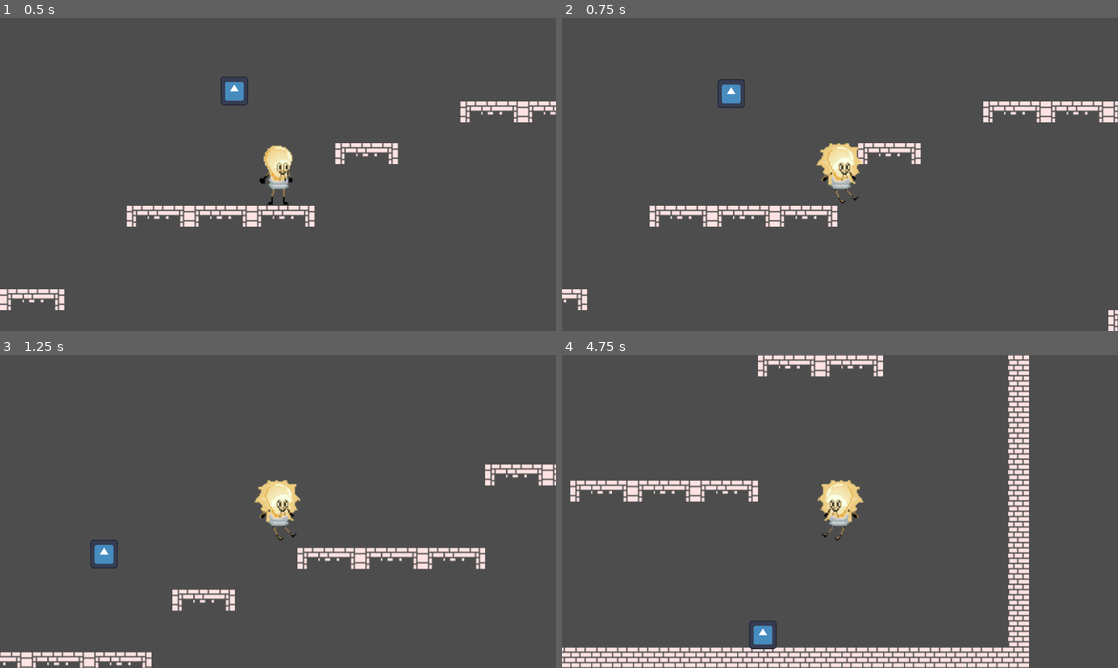
Above: before the commit, frames 1-4 (two rows, left to right).
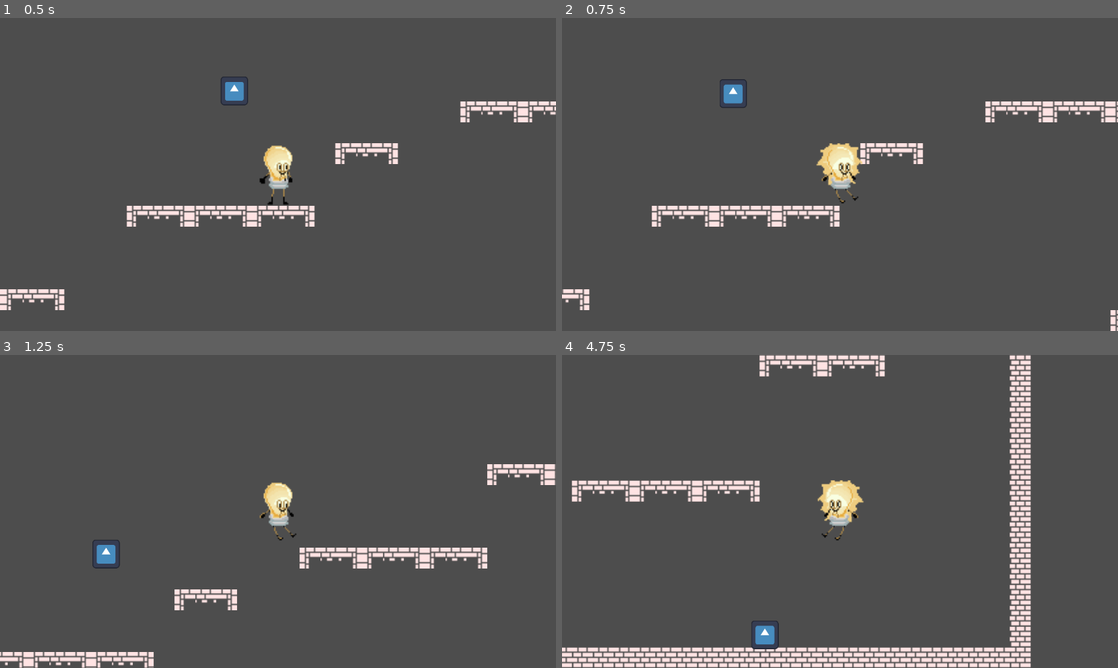
Above: after the commit, the same moments.

Repository: EXLAIZOR/tick-times
Game: Godot game, scene res://Scenes/level1.tscn
The game is run twice, just before and just after one commit, with the same random seed, the same clock (stepped at 60 frames per second) and the same inputs. The engine's default icon, where the game draws it, is replaced by a stand-in: a white triangle on a blue panel in a dark square.
Inputs (mouse positions are in pixels of both pictures, inside the frame that each line leads up to):
- Up to frame 1 (0.5 s): no input
- Up to frame 2 (0.75 s): move the mouse to (962, 158) at 0.52 s; hold D (MoveRight) from 0.53 s (still down); click (962, 158) at 0.6 s
- Up to frame 3 (1.25 s): keep holding D (MoveRight); tap W (Jump) at 0.77 s
- Up to frame 4 (4.75 s): move the mouse to (728, 527) at 1.27 s; click (728, 527) at 1.35 s; tap W (Jump) at 1.52, 3.02, 3.77, 4.52 s; move the mouse to (895, 442) at 2.02 s; release D (MoveRight) at 2.03 s; hold A (MoveLeft) 2.03-2.78 s; click (895, 442) at 2.1 s; move the mouse to (812, 574) at 2.77 s; hold D (MoveRight) 2.78-4.28 s; click (812, 574) at 2.85 s; move the mouse to (1006, 558) at 3.52 s; click (1006, 558) at 3.6 s; move the mouse to (673, 464) at 4.27 s; hold A (MoveLeft) from 4.28 s (still down); click (673, 464) at 4.35 s

Frame 1 is identical in both runs. In frame 2, 1.9% of the frame differs, in the area x 0-100%, y 19-100%; in frame 3, 2.4%; in frame 4, 4.6%, in the area x 0-85%, y 0-100%.

Commit message:
attack sprite timing

Diff:
--- a/Scenes/level1.tscn
+++ b/Scenes/level1.tscn
@@ -3,7 +3,6 @@
 [ext_resource type="PackedScene" uid="uid://2xm1dxonhn47" path="res://enemy.tscn" id="1_c5erv"]
 [ext_resource type="Texture2D" uid="uid://dr2fhqda2tcg8" path="res://assets/images/Tilemap/LittleJumper1bitAssets/Tileset/1bitfull_tileset.png" id="1_sbmc0"]
 [ext_resource type="PackedScene" uid="uid://bif7kogln61f3" path="res://player.tscn" id="2_vly50"]
-[ext_resource type="Script" uid="uid://b2cperwr32fre" path="res://character_body_2d.gd" id="4_lyd6k"]
 
 [sub_resource type="TileSetAtlasSource" id="TileSetAtlasSource_8j1ym"]
 texture = ExtResource("1_sbmc0")
@@ -153,7 +152,6 @@
 
 [node name="Player" parent="." unique_id=1425424670 instance=ExtResource("2_vly50")]
 position = Vector2(688, 374)
-script = ExtResource("4_lyd6k")
 
 [node name="Enemy2" parent="." unique_id=1476373 instance=ExtResource("1_c5erv")]
 position = Vector2(210, 477)
--- a/character_body_2d.gd
+++ b/character_body_2d.gd
@@ -18,6 +18,7 @@
 
 	if Input.is_action_just_pressed("Attack"):
 		attacking = true
+		hitTimer.start()
 	# Add the gravity.
 	if not is_on_floor():
 		velocity += get_gravity() * delta
@@ -37,9 +38,7 @@
 	move_and_slide()
 
 func handle_sprites():
-	if hitTimer.get_time_left() > 0:
-		_animated_sprite.play("injured")
-	elif attacking == true:
+	if attacking == true:
 		_animated_sprite.play("attack")
 	elif not is_on_floor():
 			if velocity.y < 0:
@@ -54,3 +53,7 @@
 		_animated_sprite.flip_h = true
 	elif Input.is_action_pressed("MoveRight"):
 		_animated_sprite.flip_h = false
+
+
+func _on_hit_timer_timeout() -> void:
+	attacking = false
--- /dev/null
+++ b/hit_timer.gd
@@ -0,0 +1,11 @@
+extends Timer
+
+
+# Called when the node enters the scene tree for the first time.
+func _ready() -> void:
+	pass # Replace with function body.
+
+
+# Called every frame. 'delta' is the elapsed time since the previous frame.
+func _process(delta: float) -> void:
+	pass
--- a/player.tscn
+++ b/player.tscn
@@ -115,7 +115,6 @@
 zoom = Vector2(3, 3)
 
 [node name="CollisionShape2D" type="CollisionShape2D" parent="." unique_id=167035600]
-position = Vector2(-1.5, 0)
 shape = SubResource("RectangleShape2D_y1p4y")
 
 [node name="HealthComponent" type="Node" parent="." unique_id=1233160677 node_paths=PackedStringArray("ROOT")]
@@ -134,3 +133,6 @@
 
 [node name="hitTimer" type="Timer" parent="." unique_id=737981547]
 wait_time = 0.5
+one_shot = true
+
+[connection signal="timeout" from="hitTimer" to="." method="_on_hit_timer_timeout"]
Not shown, added: hit_timer.gd.uid
